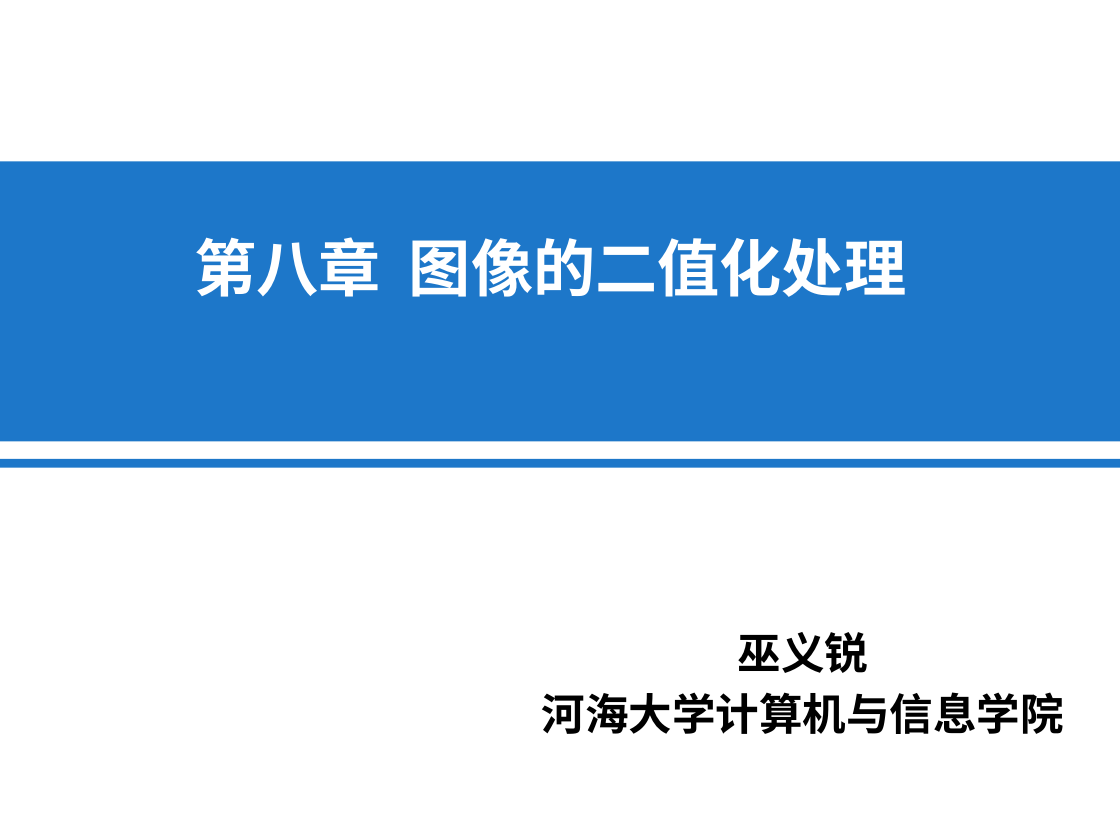
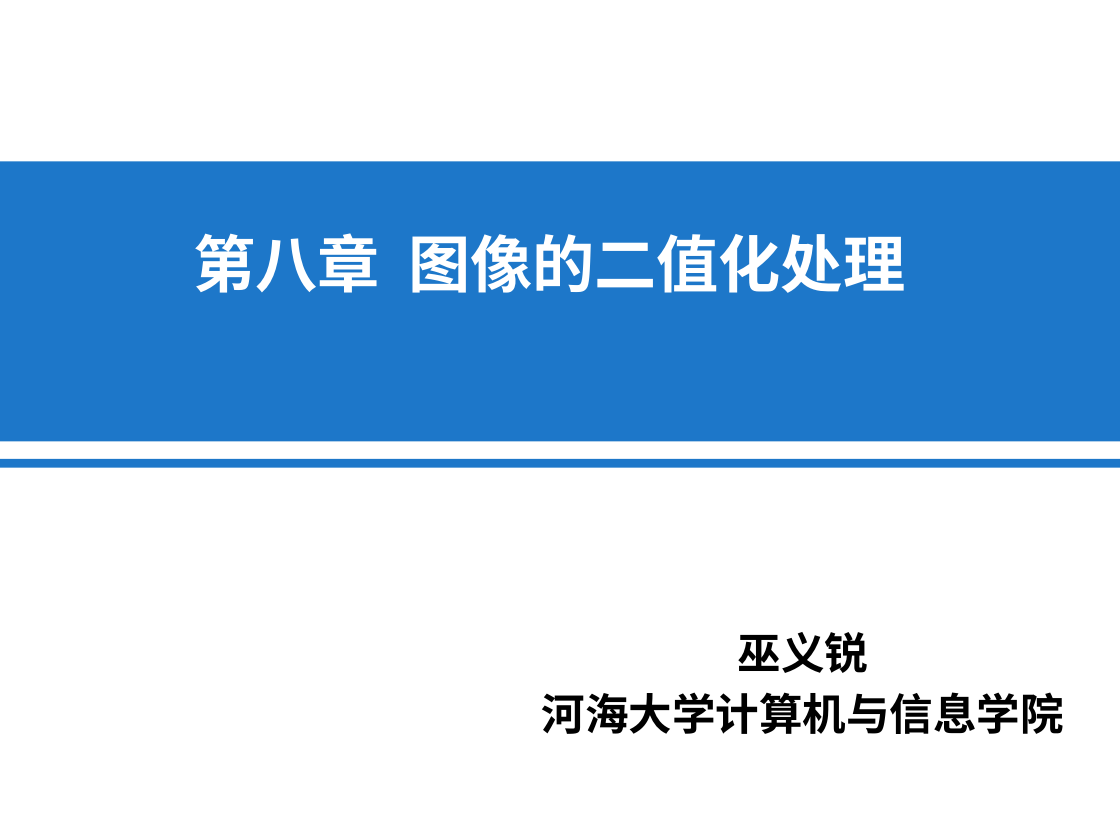
Before and after one commit to wuyirui/wuyirui.github.io, a slide deck: slide 1 of ppt/Chapter8.pptx. Drawn at 1120x840 pixels with LibreOffice and Linux fonts; fonts in the diff are those of the drawing. Boxes give left, top, right and bottom in pixels: in the first picture for what was removed or moved away, otherwise in the second. Text is boxed around its words. In the diff, an @@ line names an element or a change of style, - is before the commit and + after.

```diff
--- a/ppt/Chapter8.pptx
+++ b/ppt/Chapter8.pptx
@@ text "第八章 图像的二值化处理": place and size @@
-text "第八章 图像的二值化处理" at (194,237,906,297)
+text "第八章 图像的二值化处理" at (193,233,905,293)
```
Also in this commit, not shown: 7 other files.
